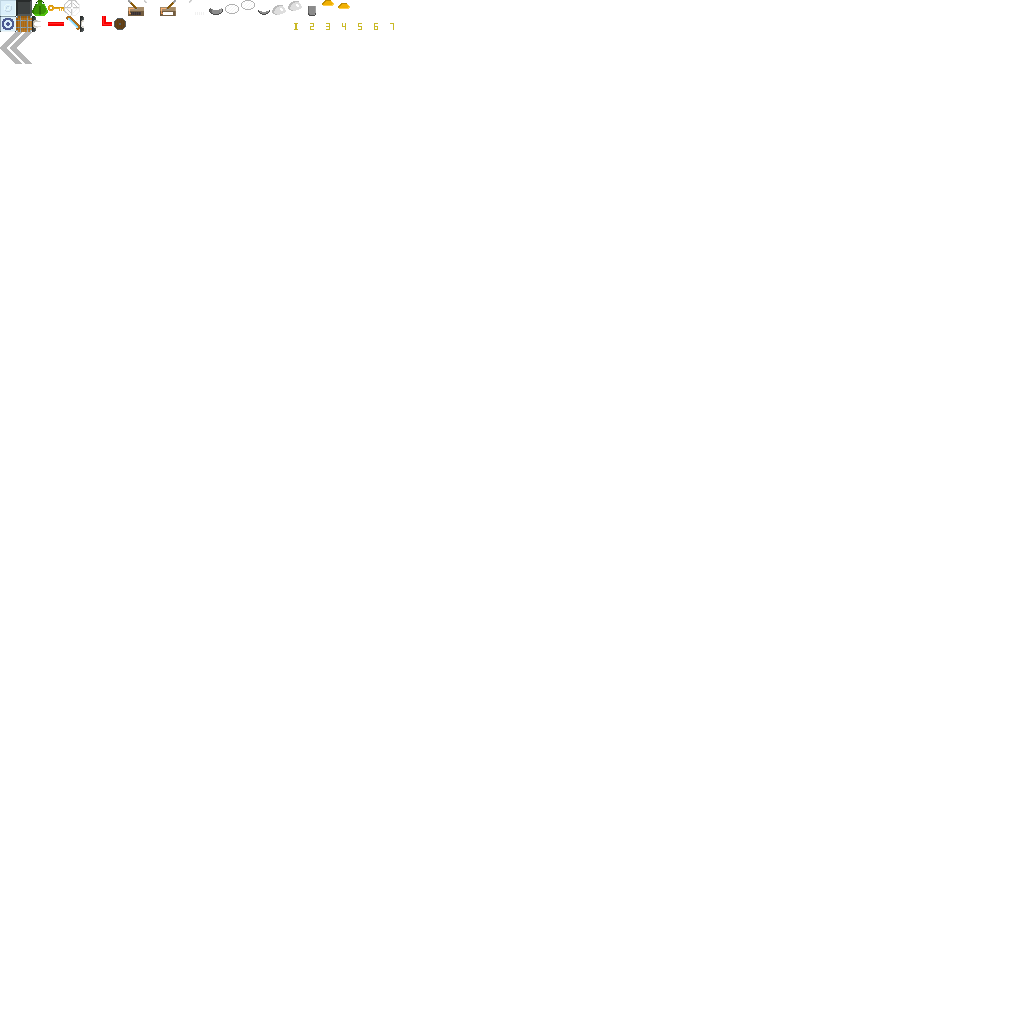
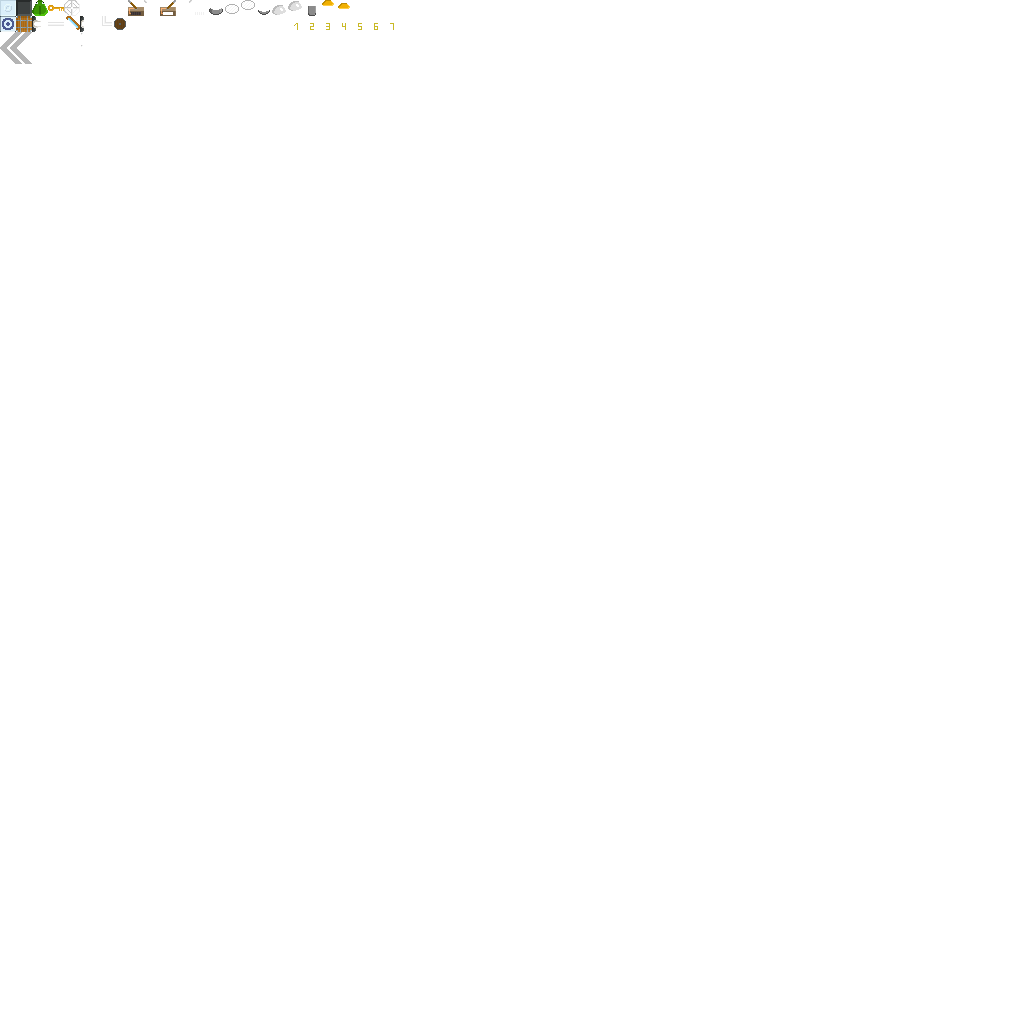
Layer changes from the first 1024 x 1024 image to the second:
painted on "1" over [294, 23, 298, 30]
painted on "LaserAngled" over [102, 16, 112, 26]
added layer "LaserDetecotrColor" above "LaserDetector" over [81, 33, 83, 47]
painted on "Laser" over [48, 22, 64, 26]
